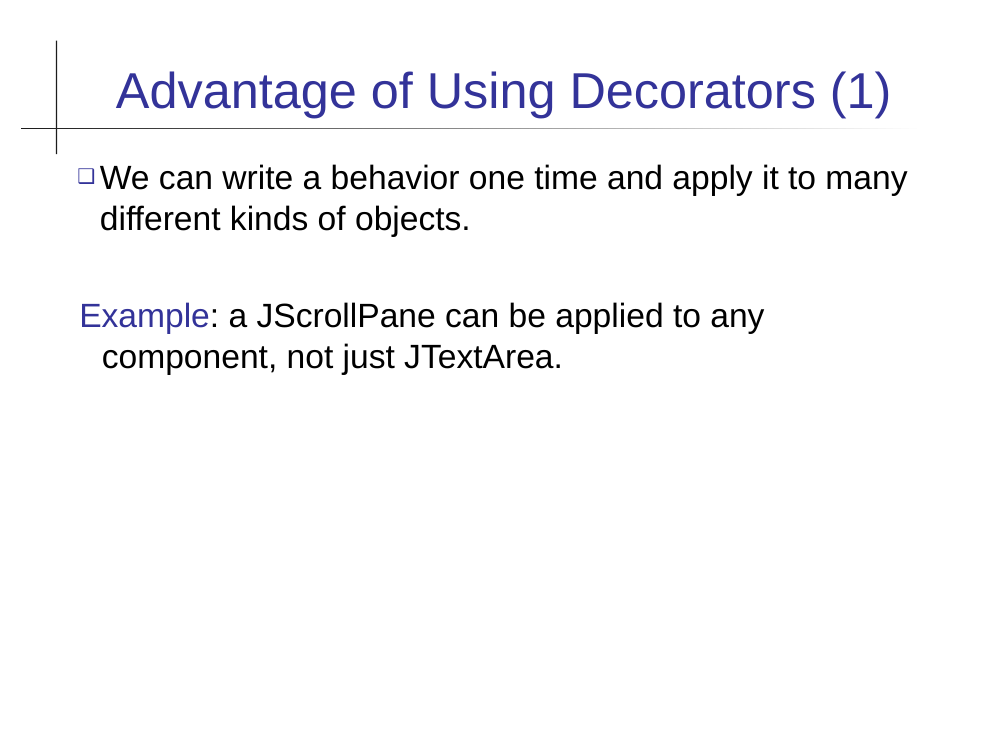
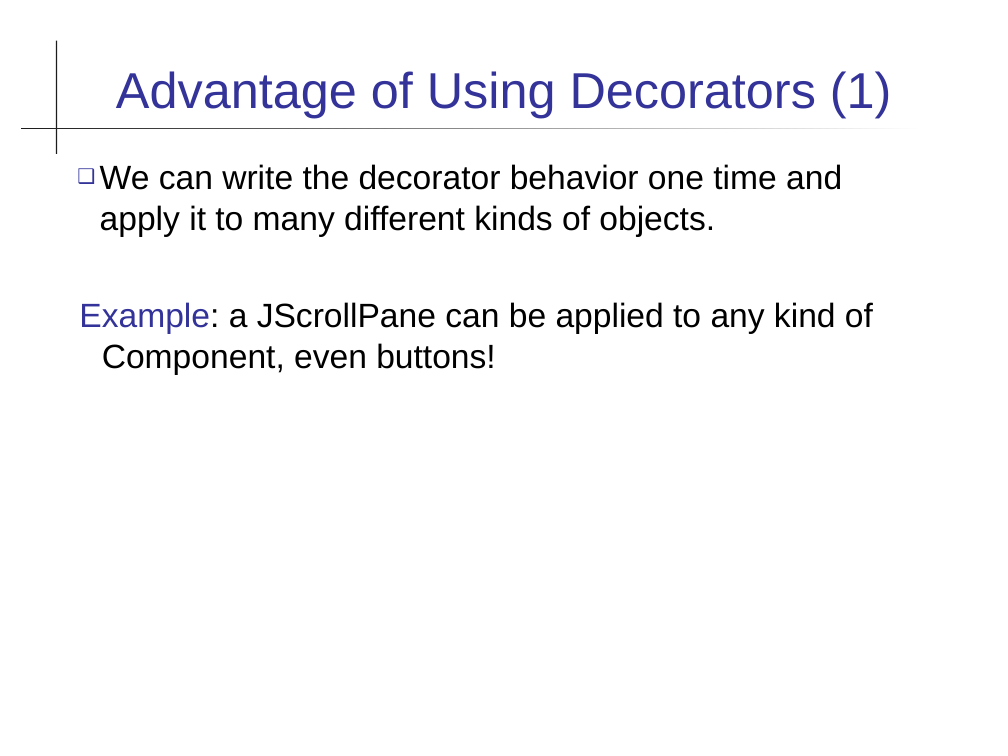
Before and after one commit to skeoop/skeoop.github.io, a slide deck: slide 4 of patterns/Decorator-Pattern.ppt (slide 3 before the commit). Drawn at 1008x756 pixels with LibreOffice and Linux fonts; fonts in the diff are those of the drawing. Boxes give left, top, right and bottom in pixels: in the first picture for what was removed or moved away, otherwise in the second. Text is boxed around its words. In the diff, an @@ line names an element or a change of style, - is before the commit and + after.

```diff
--- a/patterns/Decorator-Pattern.ppt
+++ b/patterns/Decorator-Pattern.ppt
@@ text at bbox=[79, 164, 873, 375]: text changed @@
-❑ We can write a behavior one time and apply it to many different kinds of objects.
-Example: a JScrollPane can be applied to any component, not just JTextArea.
+❑ We can write the decorator behavior one time and apply it to many different kinds of objects.
+Example: a JScrollPane can be applied to any kind of Component, even buttons!
```
Also in this commit, not shown: 4 other slides changed, 6 slides added, 39 other files.
